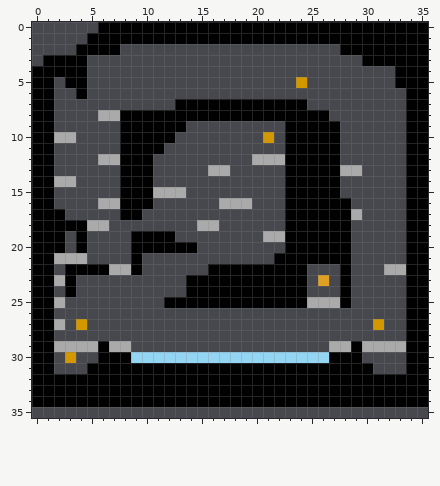
One commit to this pixel-art sprite: AridArnold/Content/Campaigns/MainCampaign/Levels/0604.png. Above: the version before the commit.
The file is 36x36 pixels. Colours within 5 levels of each other are drawn and written as one.
After the commit:
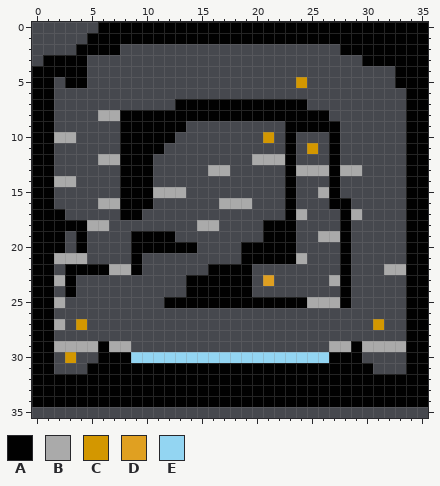
Palette (. is transparent): A #010101  B #aaaaaa  C #d39700  D #e0a021  E #93d5f2
The edit:
The edit adds colour A in row 18 at x 21 to 22; in row 20 at x 19 to 22; in row 21 at x 19 to 21.
Colour B gives way to colour A in row 19 at x 21 to 22.
The edit adds colour B in row 23 at x 27.
Colour A gives way to colour B in row 13 at x 24 to 26; in row 15 at x 26; in row 17 at x 24; in row 19 at x 26 to 27; in row 21 at x 24.
Colour A gives way to colour C in row 11 at x 25.
Colour A gives way to colour D in row 23 at x 21.
The author cleared colour A in row 6 at x 4; in row 10 at x 24 to 26; in row 11 at x 24 and 26; in row 12 at x 24 to 26; in row 14 at x 24 to 26; in row 15 at x 24 to 25.
The author cleared colour A in row 16 at x 24 to 26; in row 17 at x 25 to 27; in row 18 at x 24 to 27; in row 19 at x 24 to 25; in row 20 at x 24 to 27; in row 21 at x 25 to 27.
The author cleared colour A in row 22 at x 20 to 24; in row 23 at x 20 and 22 to 24; in row 24 at x 20 to 24.
The author cleared colour D in row 23 at x 26.
